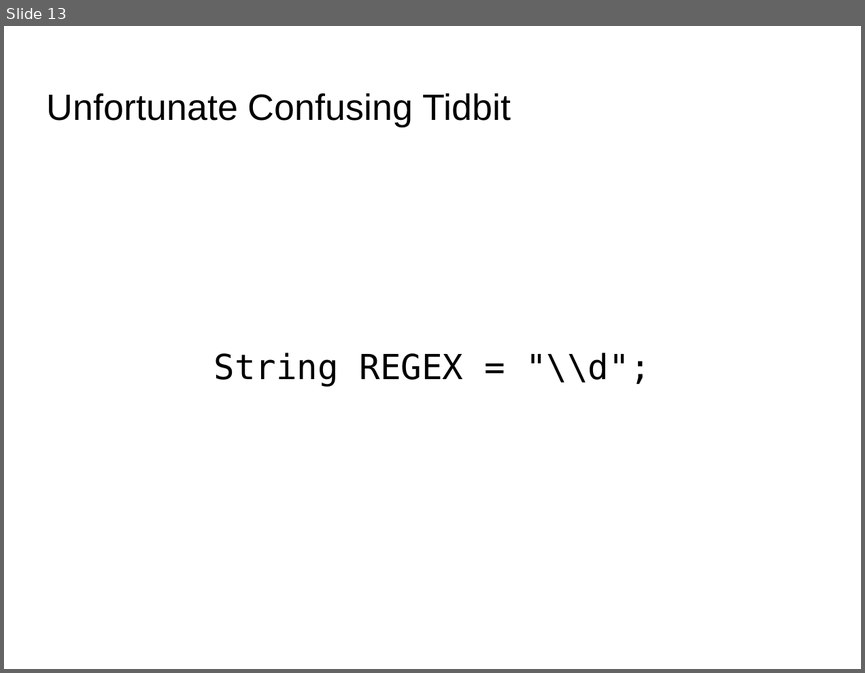
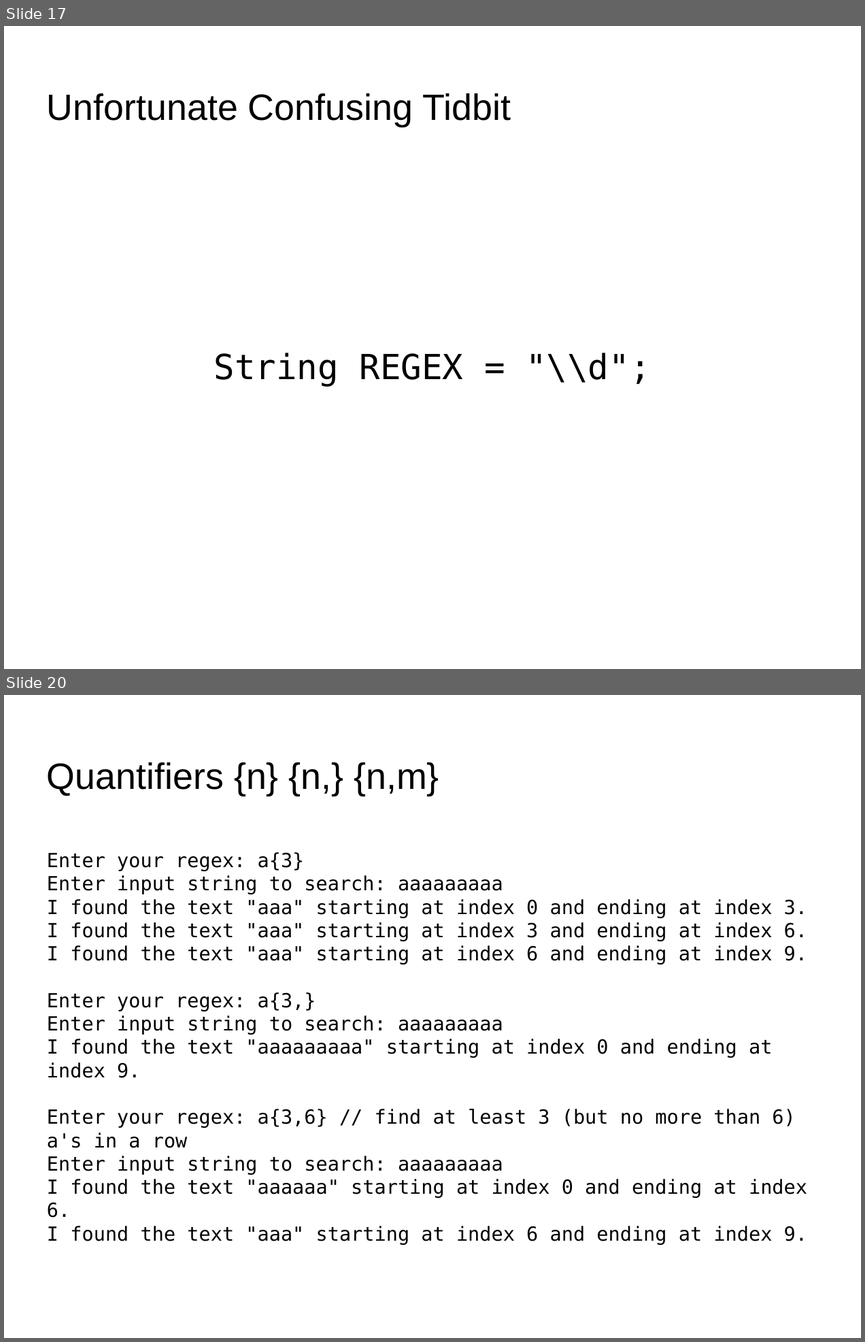
Before and after one commit to codetech/regular-expressions, a slide deck: presentation/presentation.odp. Shown one above the other, each under a label of ours: slide 13 before the commit, slides 17 and 20 after it; the slides between them are not shown. The pictures are 865x673 and 865x1342 pixels, drawn with LibreOffice and Linux fonts; fonts in the diff are those of the drawing; background and template pictures are left out. Boxes give left, top, right and bottom in pixels: in the first picture for what was removed or moved away, otherwise in the second. Text is boxed around its words. In the diff, an @@ line names an element or a change of style, - is before the commit and + after.

```diff
--- a/presentation/presentation.odp
+++ b/presentation/presentation.odp
@@ slide 20 added at <box>4,695,861,1338</box>, background picture (left out) @@
@@ title added at <box>47,762,439,796</box>, 33.9 pt, text #000000 @@
+Quantifiers {n} {n,} {n,m}
@@ text added at <box>47,852,807,1244</box>, 18 pt, text #000000 @@
+Enter your regex: a{3}
+Enter input string to search: aaaaaaaaa
+I found the text "aaa" starting at index 0 and ending at index 3.
+I found the text "aaa" starting at index 3 and ending at index 6.
+I found the text "aaa" starting at index 6 and ending at index 9.
+Enter your regex: a{3,}
+Enter input string to search: aaaaaaaaa
+I found the text "aaaaaaaaa" starting at index 0 and ending at index 9.
+Enter your regex: a{3,6} // find at least 3 (but no more than 6) a's in a row
+Enter input string to search: aaaaaaaaa
+I found the text "aaaaaa" starting at index 0 and ending at index 6.
+I found the text "aaa" starting at index 6 and ending at index 9.
@@ what was slide 13 is now slide 17 @@
```
Also in this commit, not shown: 2 slides changed, 9 other slides added, 2 other files.
